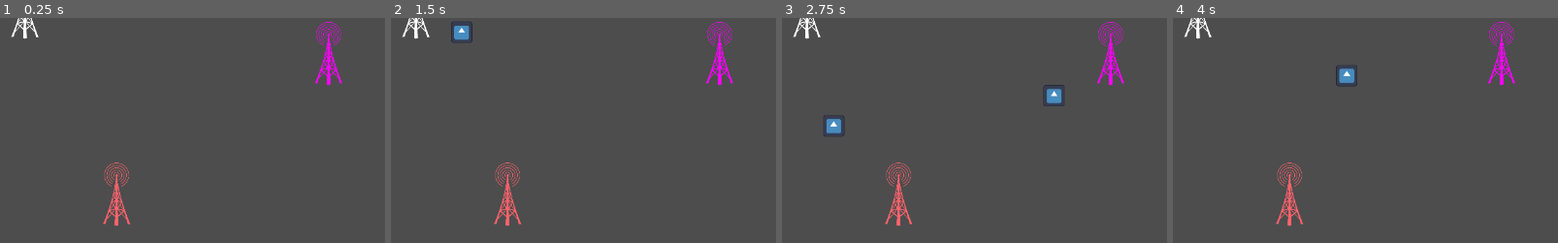
Above: before the commit, frames 1-4 (left to right).
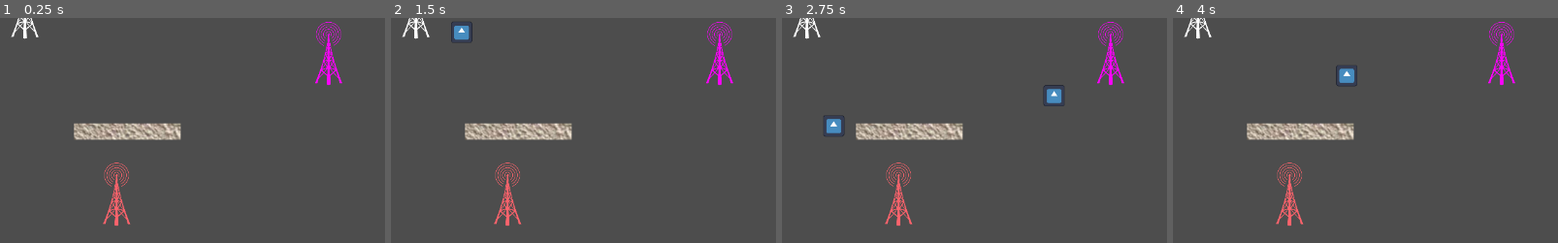
Above: after the commit, the same moments.

Repository: ryupold/ld59
Game: Godot game, scene res://scenes/test_sender.tscn
Same seed, same stepped clock (60 frames per second), same inputs: the game is played once before the commit and once after it. The engine's default icon, where the game draws it, is replaced by a stand-in: a white triangle on a blue panel in a dark square.
Inputs:
- Up to frame 1 (0.25 s): no input
- Up to frame 2 (1.5 s): tap Enter at 0.5 s
- Up to frame 3 (2.75 s): no input
- Up to frame 4 (4 s): no input
The pictures show only the part of the screen within x 4-54%, y 18-68%; the shares and areas given below are measured in that part.

The runs differ from the first frame. In frame 1, 2.1% of the frame differs, in the area x 19-48%, y 46-55%; in frame 2, 2.1%; in frame 3, 2.1%; in frame 4, 2.1%.

Commit message:
Scale up wallTower

Diff:
--- a/ld59-game/entities/towers/wall/wall_tower.tscn
+++ b/ld59-game/entities/towers/wall/wall_tower.tscn
@@ -1,15 +1,17 @@
 [gd_scene format=3 uid="uid://oo7hw2v4cf22"]
 
-[ext_resource type="Texture2D" uid="uid://dxluetgnmx57p" path="res://icon.svg" id="1_j117e"]
+[ext_resource type="Texture2D" uid="uid://catuqaebhdrfa" path="res://entities/walls/wall_texture.jpg" id="1_j117e"]
 
 [sub_resource type="RectangleShape2D" id="RectangleShape2D_jjav5"]
 size = Vector2(128, 20)
 
 [node name="WallTower" type="StaticBody2D" unique_id=1813750863]
+scale = Vector2(5, 5)
 
 [node name="Sprite2D" type="Sprite2D" parent="." unique_id=1470504276]
-scale = Vector2(1, 0.15)
 texture = ExtResource("1_j117e")
+region_enabled = true
+region_rect = Rect2(0, 0, 128, 19)
 
 [node name="CollisionShape2D" type="CollisionShape2D" parent="." unique_id=145747203]
 shape = SubResource("RectangleShape2D_jjav5")
--- a/ld59-game/scenes/test_sender.tscn
+++ b/ld59-game/scenes/test_sender.tscn
@@ -1,9 +1,10 @@
 [gd_scene format=3 uid="uid://cpqhc4o6gw6nv"]
 
-[ext_resource type="PackedScene" uid="uid://3i1vgtrekd1x" path="res://entities/walls/walls.tscn" id="1_kr4f8"]
+[ext_resource type="PackedScene" path="res://entities/walls/walls.tscn" id="1_kr4f8"]
 [ext_resource type="PackedScene" uid="uid://d0cuiwxuevfh" path="res://entities/sender/sender.tscn" id="2_mv1ug"]
 [ext_resource type="PackedScene" uid="uid://bujp2ee8lyfqq" path="res://entities/towers/gravity/gravity_tower.tscn" id="3_awagt"]
 [ext_resource type="PackedScene" uid="uid://bh8f05rppbhib" path="res://entities/towers/anti_gravity/anti_gravity_tower.tscn" id="4_kr4f8"]
+[ext_resource type="PackedScene" uid="uid://oo7hw2v4cf22" path="res://entities/towers/wall/wall_tower.tscn" id="5_nivf7"]
 
 [node name="TestSender" type="Node2D" unique_id=324347188]
 
@@ -18,6 +19,9 @@
 position = Vector2(2264, 1327)
 zoom = Vector2(0.275, 0.275)
 
+[node name="WallTower" parent="Camera2D" unique_id=1813750863 instance=ExtResource("5_nivf7")]
+position = Vector2(-1371.9999, -179.99998)
+
 [node name="AntiGravityTower" parent="." unique_id=2014474127 instance=ExtResource("4_kr4f8")]
 position = Vector2(828, 1524)
 
